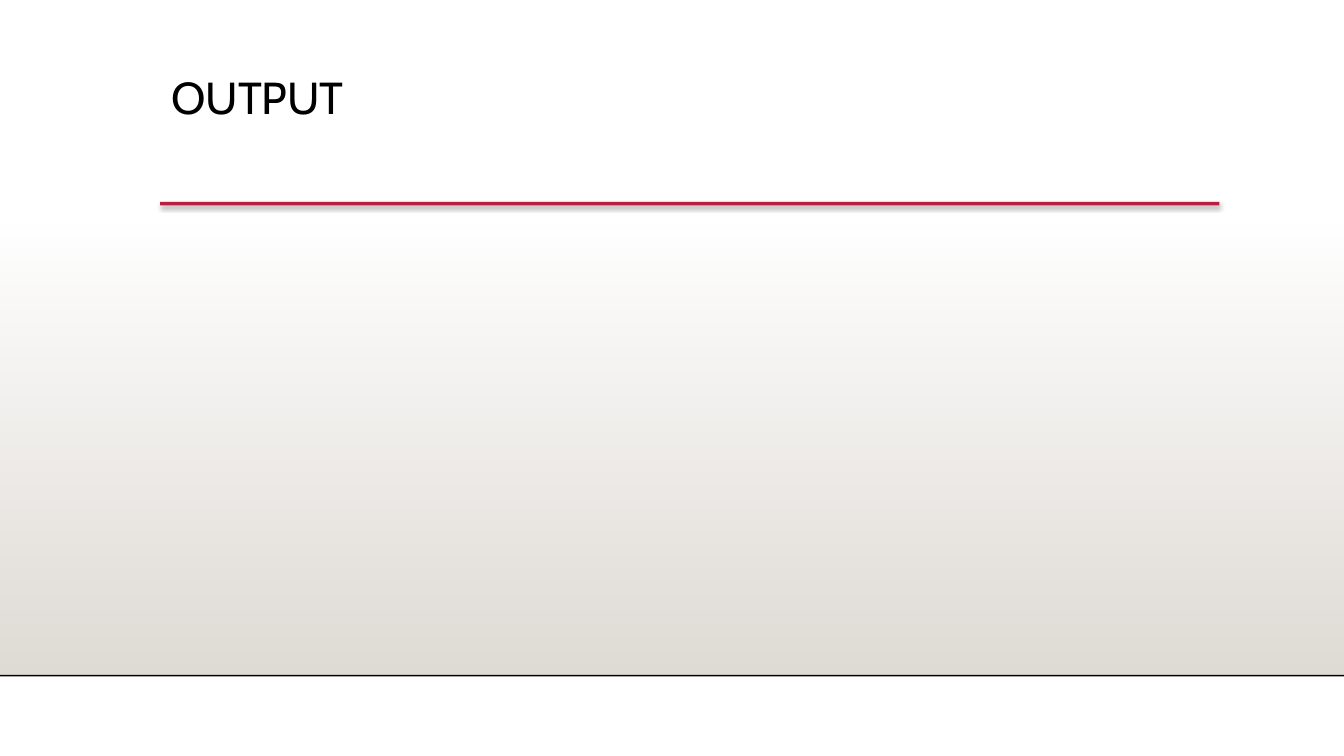
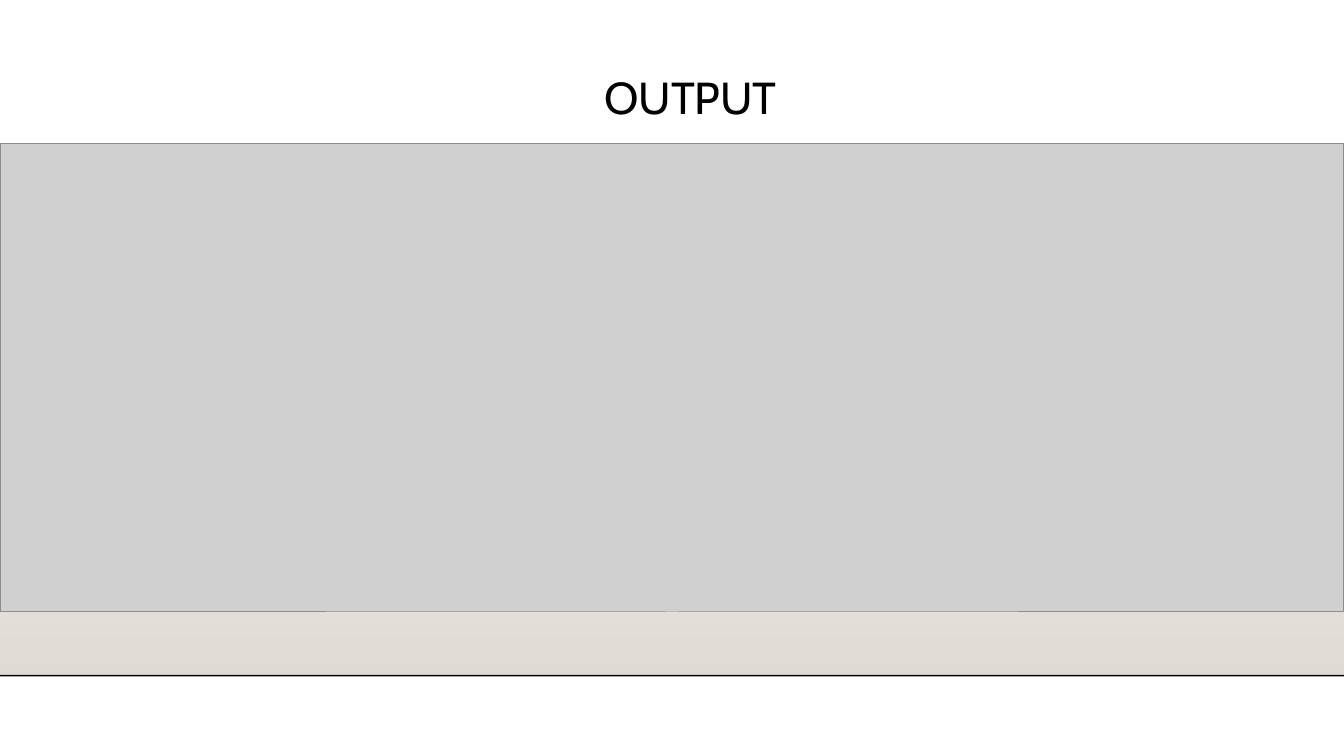
Before and after one commit to dghazvini/AI-Chatbot, a slide deck: slide 5 of Presentation.pptx. Drawn at 1344x756 pixels with LibreOffice and Linux fonts; fonts in the diff are those of the drawing; grey boxes stand for pictures; background and template pictures are left out. Boxes give left, top, right and bottom in pixels: in the first picture for what was removed or moved away, otherwise in the second. Text is boxed around its words. In the diff, an @@ line names an element or a change of style, - is before the commit and + after.

```diff
--- a/Presentation.pptx
+++ b/Presentation.pptx
@@ text "OUTPUT" at [604,82,777,115]: alignment left to centre @@
@@ picture added at [0,144,1344,612] @@
```
Also in this commit, not shown: 3 other slides changed.
